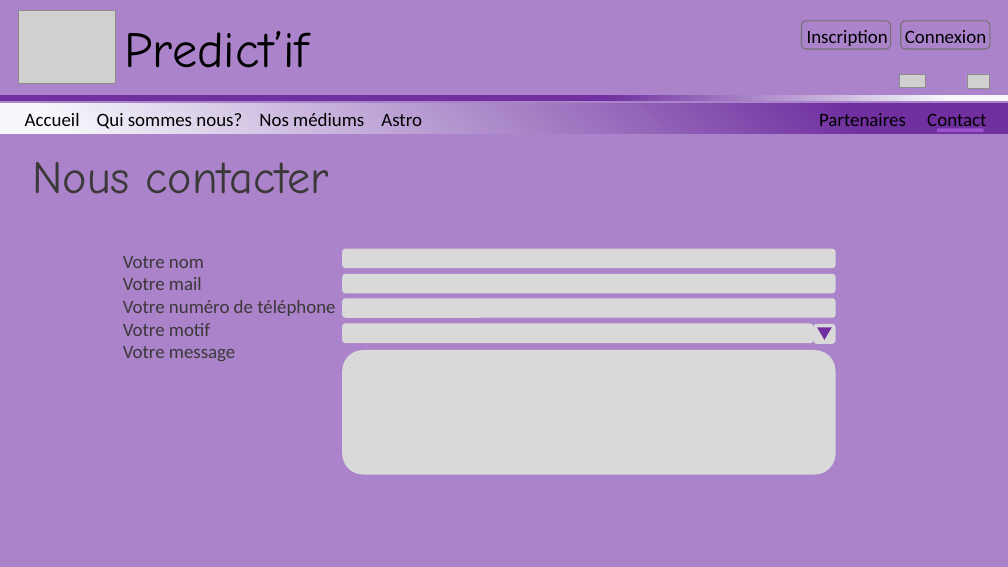
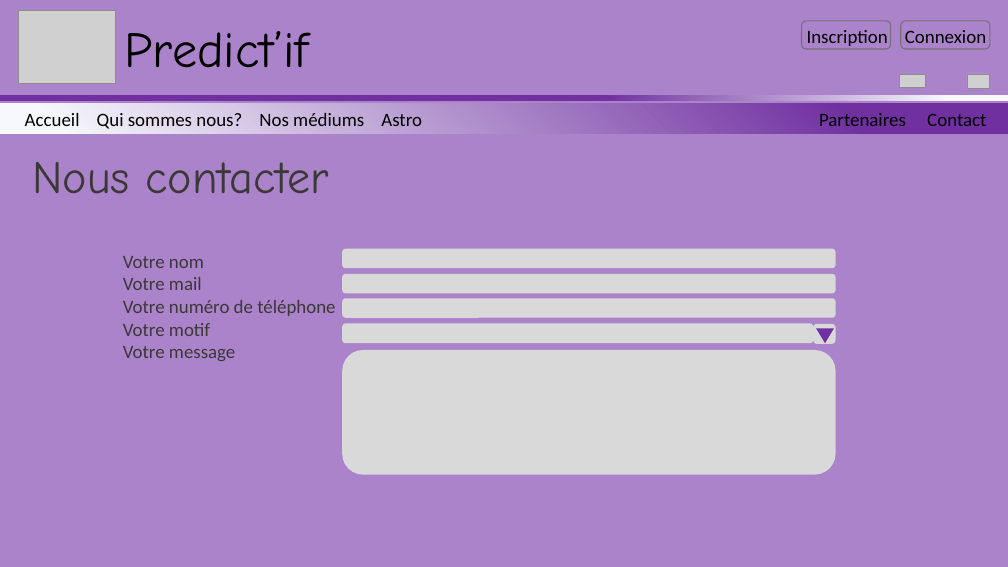
Before and after one commit to Sevla8/PredictIF, a slide deck: slide 6 of specifications/maquettes_IHM/maquette-html.pptx (slide 5 before the commit). Drawn at 1008x567 pixels with LibreOffice and Linux fonts; fonts in the diff are those of the drawing; grey boxes stand for pictures; background and template pictures are left out. Boxes give left, top, right and bottom in pixels: in the first picture for what was removed or moved away, otherwise in the second. Text is boxed around its words. In the diff, an @@ line names an element or a change of style, - is before the commit and + after.

```diff
--- a/specifications/maquettes_IHM/maquette-html.pptx
+++ b/specifications/maquettes_IHM/maquette-html.pptx
@@ rounded rectangle: place and size @@
-rounded rectangle at (938, 129, 984, 132)
+rounded rectangle at (929, 129, 989, 132)
@@ rounded rectangle at (929, 129, 989, 132): fill #9954CC to #7130A2 @@
```
Also in this commit, not shown: 6 other slides changed, 1 slide added.
